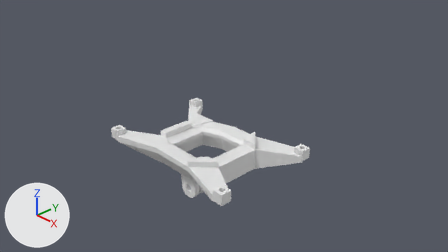
Two versions of the Blender file lapsterbator_screen_brace.blend, one commit apart.
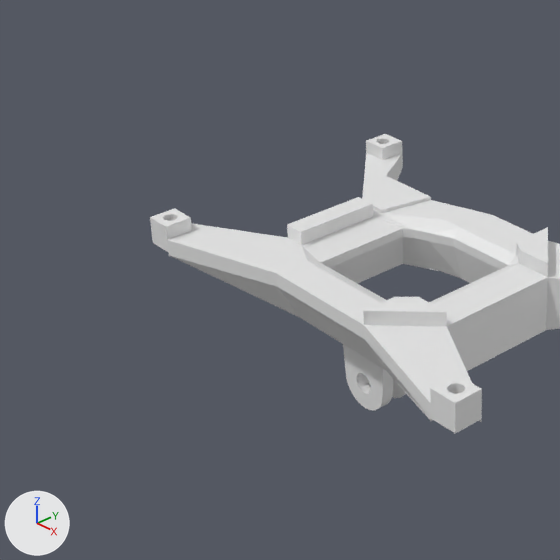
Each version is shown from the file's camera 'Camera', then close up on the part from 13% to 58% of the width and 20% to 100% of the height. Lighting does not change. The marker at lower left points along +X, +Y and +Z.

Names of what the first close-up shows: 'Antech GoPro Bracket', 'brace'.
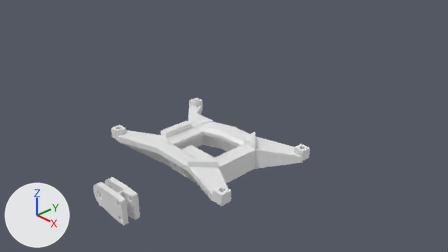
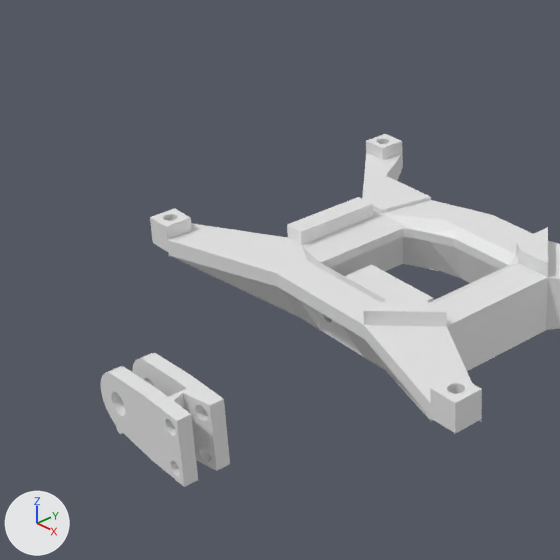
The change, as a list of edits to the scene's bpy script:
```text
Change me_antech_gopro_bracket:
    used by ob_antech_gopro_bracket; location = (-0.008, -0.392, -1.042); rotation_euler = (4.712, 0.0, 4.712), in degrees (270, 0, 270); scale = (0.0378, 0.0378, 0.0378)
    remove me_antech_gopro_bracket.from_pydata(...)  # 233 vertices, 441 faces; spans x -5.0..5.0, y -11.3..5.0, z -6.9..7.2
    add me_antech_gopro_bracket.from_pydata(...)  # 737 vertices, 742 faces; spans x -5.0..5.0, y -22.8..5.0, z -7.0..7.6
    me_antech_gopro_bracket part 1: 29 vertices moved from x -5.0..5.0, y -11.3..-11.2, z -6.9..7.2 to x -5.0..5.0, y -11.7, z -7.0..7.6; 504 vertices added at x -5.0..5.0, y -22.8..-15.3, z -7.0..7.6
    me_antech_gopro_bracket part 2: 8 vertices moved from x -5.0..5.0, y -0.5..0.4, z 6.3..6.5 to x -5.0..5.0, y -0.5..0.4, z 7.5
Change me_grid:
    used by ob_brace; location = (0.0, 0.0, 0.0)
    remove me_grid.from_pydata(...)  # 983 vertices, 751 faces; spans x -1.92..1.92, y -1.33..1.33, z -0.5..0.13
    add me_grid.from_pydata(...)  # 1765 vertices, 1188 faces; spans x -1.92..1.92, y -1.33..1.33, z -0.5..0.13
    me_grid part 3: 30 vertices moved from x -0.27..0.27, y -1.0..-0.56, z -0.5..0.0 to x -0.39..0.39, y -1.0..-0.56, z -0.5..0.0; 4 vertices removed from x -0.27..0.27, y -0.2, z -0.5; 786 vertices added at x -0.39..0.39, y -0.8..-0.14, z -0.5..-0.18
Change ob_antech_gopro_bracket:
    ob_antech_gopro_bracket.location: (-0.008, -0.392, -1.042) -> (-0.148, -2.565, -0.215)
    ob_antech_gopro_bracket.rotation_euler: (4.712, 0.0, 4.712) -> (3.143, 0.0, 4.712)  # degrees (270, 0, 270) -> degrees (180, 0, 270)
```

Location of each change, [x1, y1, x2, y2] in pixels of the close-ups (560 x 560 px; the box of a moved part takes in the faces that stretch with it):
'Antech GoPro Bracket', reshaped, moved, turned: before [343, 345, 406, 410]; after [101, 353, 230, 487]
part 1 of me_antech_gopro_bracket, built on: before [343, 345, 393, 395]; after [110, 354, 230, 487]
part 2 of me_antech_gopro_bracket, moved or reshaped: before [371, 390, 393, 404]; after [115, 412, 123, 434]
part 3 of me_grid, built on: before [277, 261, 386, 370]; after [277, 261, 434, 370]
